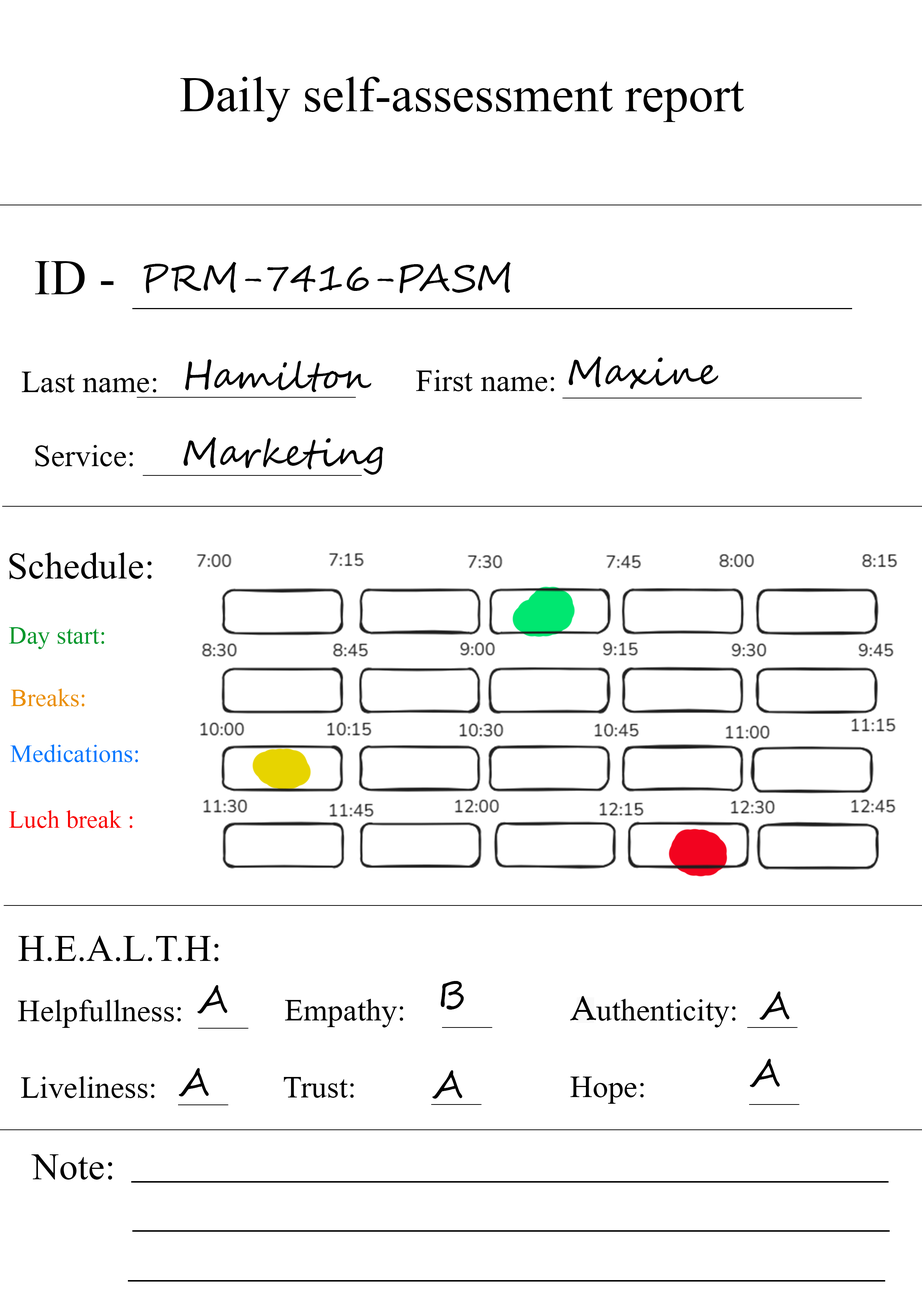
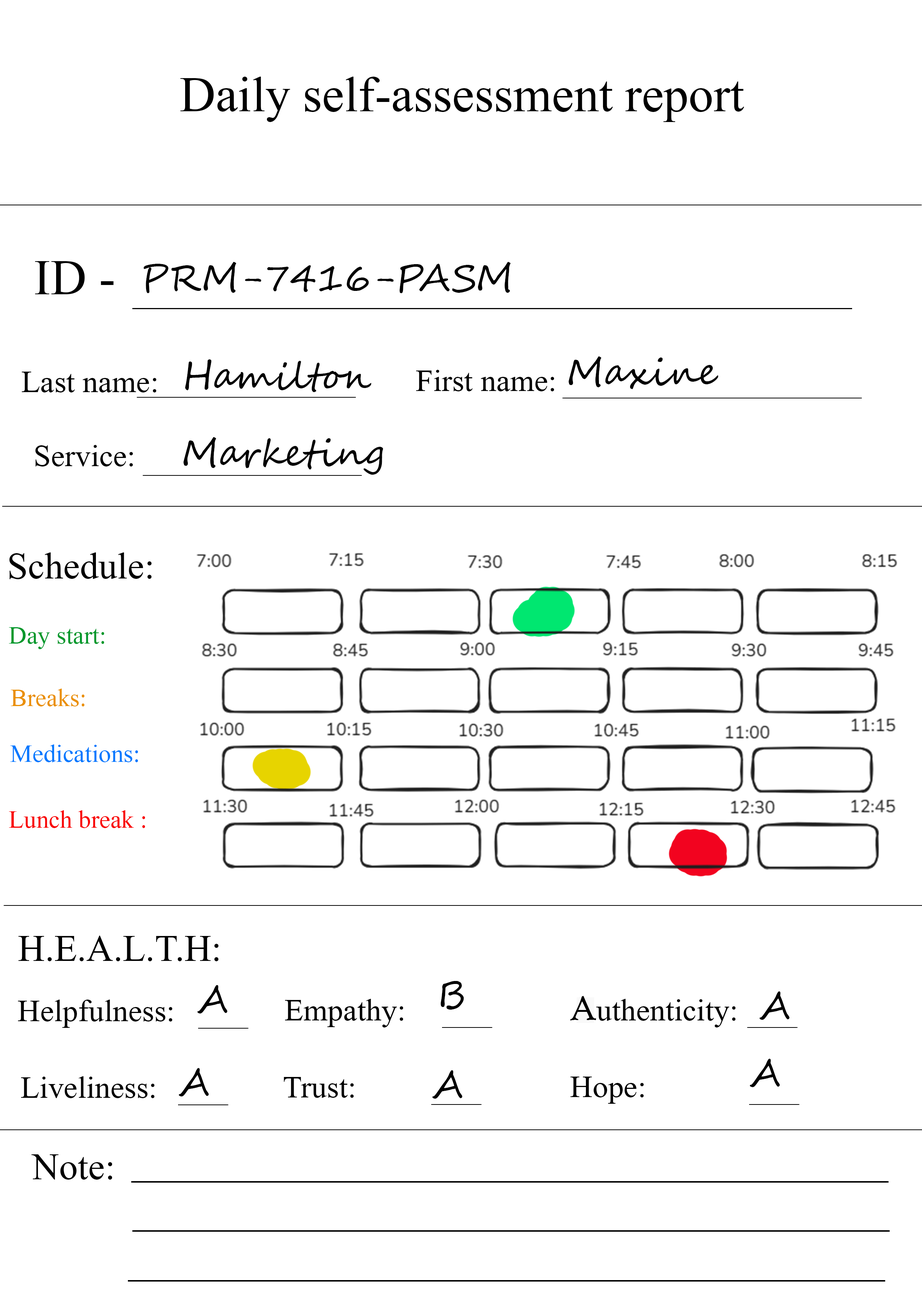
The second 922 x 1305 image is a revision of the first. Changes to its layers:
renamed "Luch break :" to "Lunch break :", painted on it over box(36, 810, 146, 828)
renamed "Helpfullness:" to "Helpfulness:", painted on it over box(112, 999, 182, 1022)
